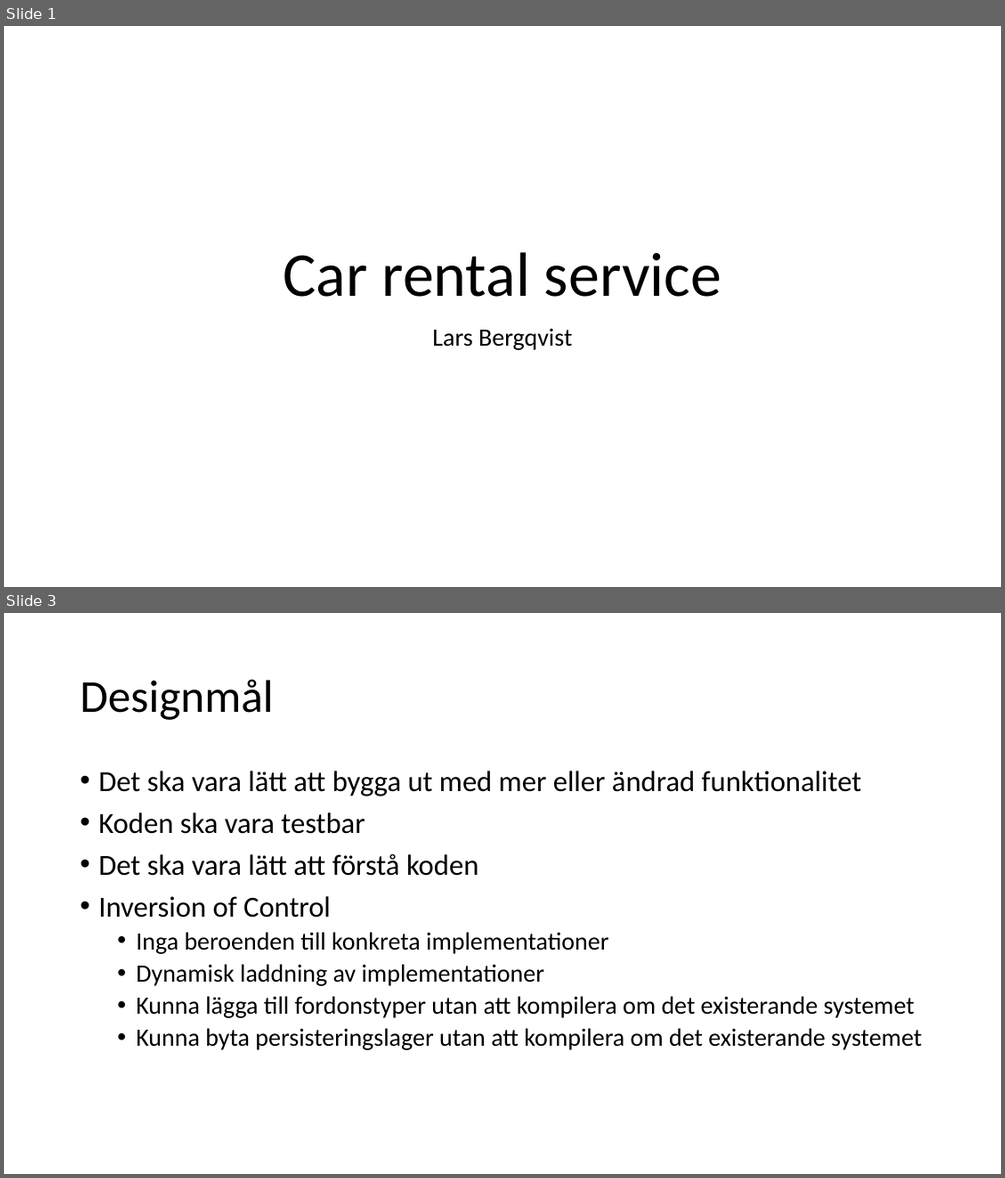
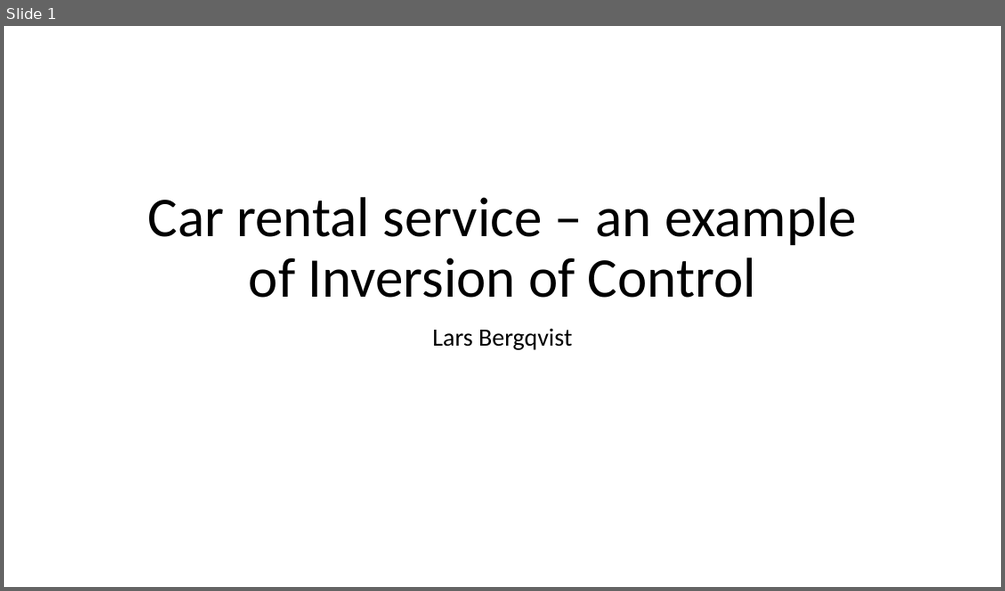
Before and after one commit to LarsBergqvist/CarRentalService, a slide deck: CarRentalService - Lars Bergqvist.pptx. Shown one above the other, each under a label of ours: slides 1 and 3 before the commit, slide 1 after it; the slides between them are not shown. The pictures are 1005x1178 and 1005x591 pixels, drawn with LibreOffice and Linux fonts; fonts in the diff are those of the drawing. Boxes give left, top, right and bottom in pixels: in the first picture for what was removed or moved away, otherwise in the second. Text is boxed around its words. In the diff, an @@ line names an element or a change of style, - is before the commit and + after.

```diff
--- a/CarRentalService - Lars Bergqvist.pptx
+++ b/CarRentalService - Lars Bergqvist.pptx
@@ slide 3 removed at bbox=[4, 613, 1001, 1174], background #FFFFFF @@
@@ title removed at bbox=[80, 679, 273, 720] @@
-Designmål
@@ text removed at bbox=[98, 771, 922, 1050] @@
-• Det ska vara lätt att bygga ut med mer eller ändrad funktionalitet
-• Koden ska vara testbar
-• Det ska vara lätt att förstå koden
-• Inversion of Control
-  • Inga beroenden till konkreta implementationer
-  • Dynamisk laddning av implementationer
-  • Kunna lägga till fordonstyper utan att kompilera om det existerande systemet
-  • Kunna byta persisteringslager utan att kompilera om det existerande systemet
@@ slide 1 changed as well @@
@@ title at bbox=[148, 197, 857, 297]: text changed; size 60 to 54 pt @@
-Car rental service
+Car rental service – an example of Inversion of Control
```
Also in this commit, not shown: 9 other slides changed, 4 slides added, 2 other slides removed, 1 other file.
